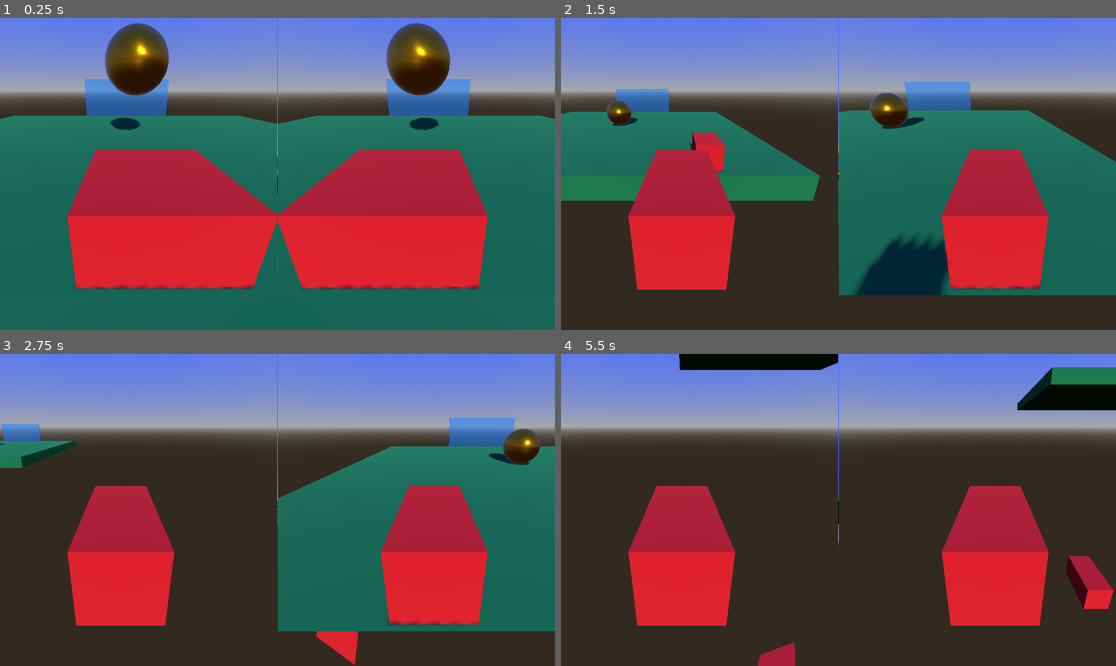
Above: before the commit, frames 1-4 (two rows, left to right).
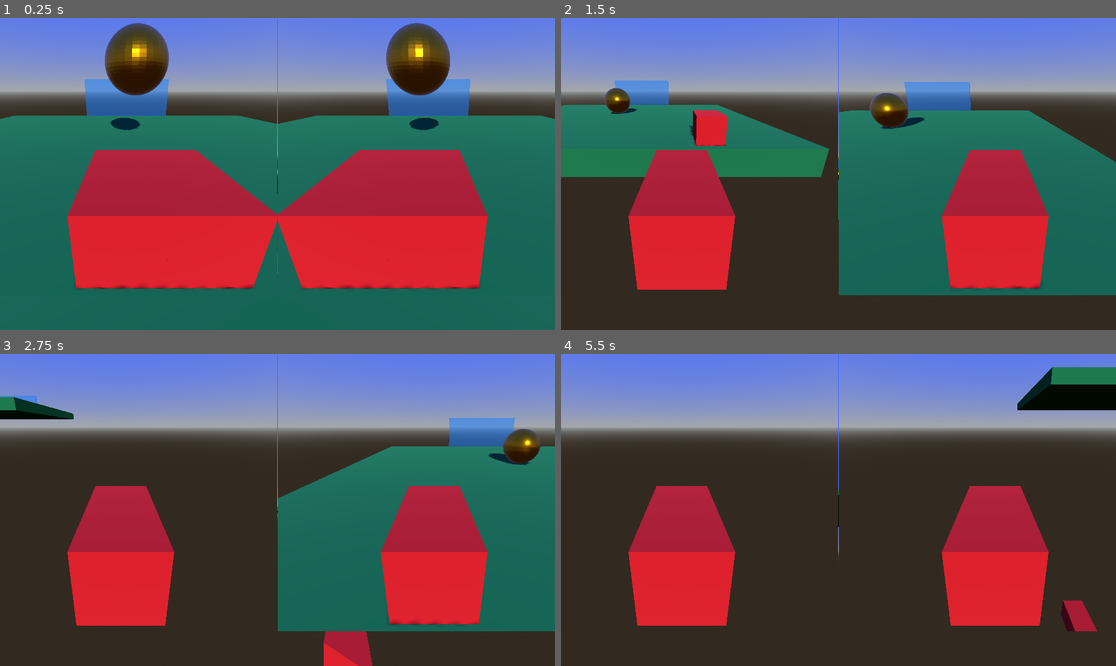
Above: after the commit, the same moments.

Repository: jcreek/CosmicClash
Game: Godot game, scene res://scenes/match.tscn
Two runs of this game, one before a commit and one after it. Both use one fixed random seed, a clock stepped at 60 frames per second and the inputs below.
Inputs:
- Up to frame 1 (0.25 s): no input
- Up to frame 2 (1.5 s): hold D (move_right) 0.53-1.28 s; hold Down (move_backward2) 0.53-1.28 s; hold S (move_backward) from 1.28 s (still down); tap Up (move_forward2) at 1.35 s
- Up to frame 3 (2.75 s): release S (move_backward) at 2.03 s; hold D (move_right) from 2.03 s (still down); hold Left (move_left2) from 2.03 s (still down)
- Up to frame 4 (5.5 s): release D (move_right) at 2.78 s; release Left (move_left2) at 2.78 s; hold W (move_forward) 2.78-3.53 s; tap Right (move_right2) at 2.85 s; hold Down (move_backward2) 3.53-4.28 s; hold A (move_left) 3.53-5.03 s; tap Up (move_forward2) at 4.35 s; hold S (move_backward) from 5.03 s (still down); hold Left (move_left2) from 5.03 s (still down)

The runs differ from the first frame. In frame 1, 0.4% of the frame differs, in the area x 18-82%, y 1-36%; in frame 2, 8.1%, in the area x 0-70%, y 20-89%; in frame 3, 2.9%; in frame 4, 3.3%.

Commit message:
fix(*): Ensure moving backwards doesn't change y vector

Diff:
--- a/Game/scripts/player1.gd
+++ b/Game/scripts/player1.gd
@@ -9,6 +9,7 @@
 		var camera_transform = camera.global_transform
 		var forward_direction = -camera_transform.basis.z
 		var right_direction = camera_transform.basis.x
+		var y_movement = input_vector.y
 
 		if Input.is_action_pressed("move_forward"):
 			input_vector += forward_direction
@@ -18,6 +19,13 @@
 			input_vector -= right_direction
 		if Input.is_action_pressed("move_right"):
 			input_vector += right_direction
+
+		# Zero out the Y component to restrict movement to the XZ plane
+		input_vector.y = 0
+
+		# Add back the preserved Y movement
+		input_vector.y = y_movement
+
 		if Input.is_action_pressed("move_up"):
 			input_vector.y += 1
 		if Input.is_action_pressed("move_down"):
